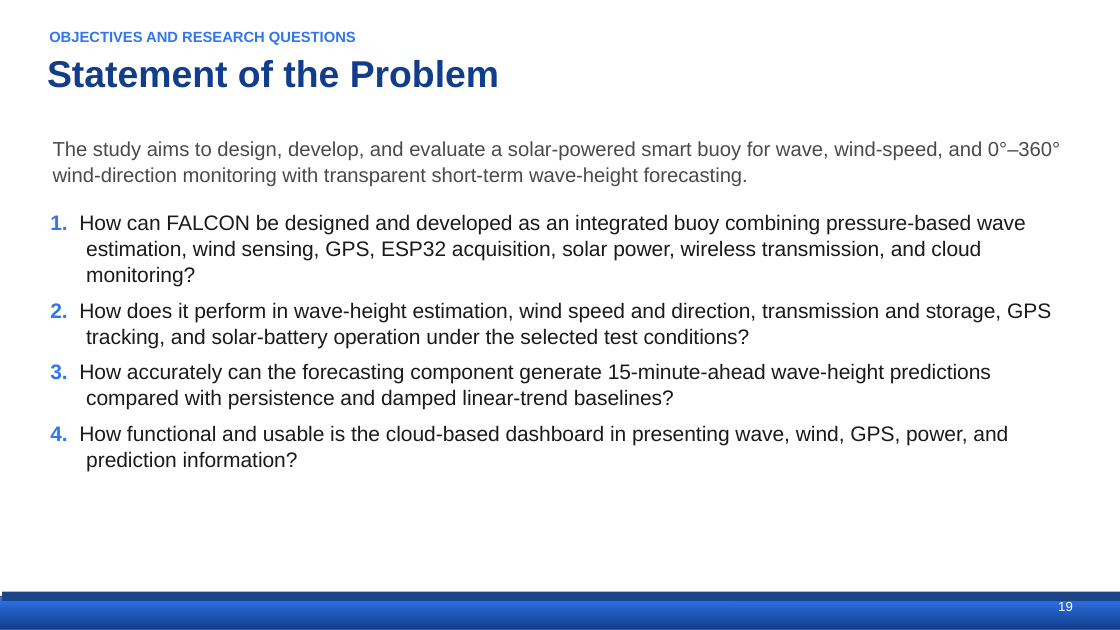
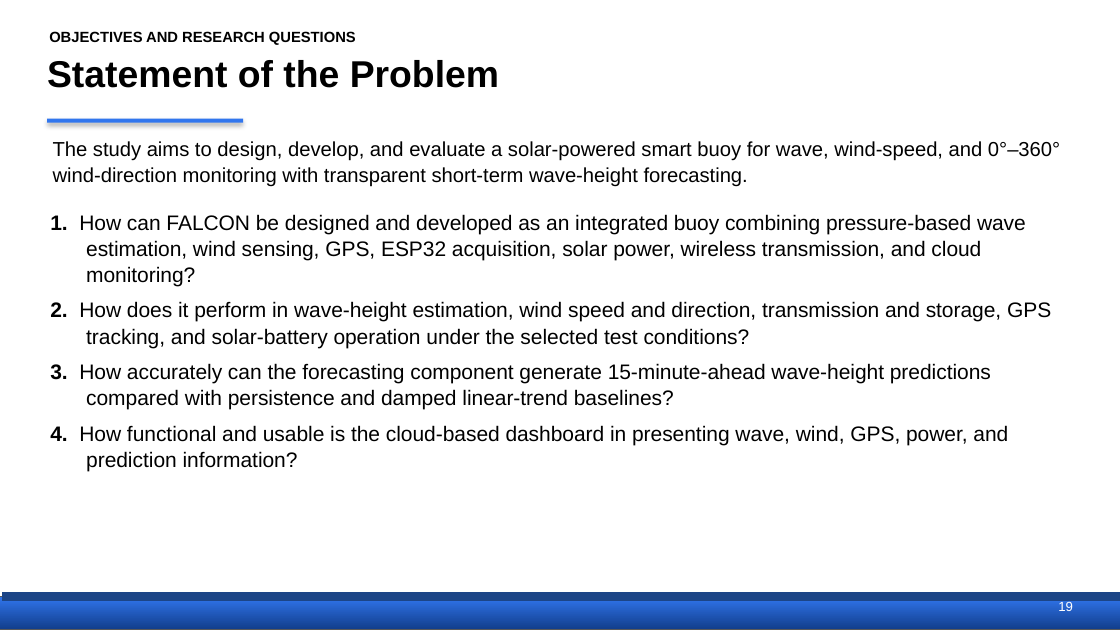
Before and after one commit to Ruzz-1010/Project-FALCON-01, a slide deck: slide 19 of THESIS DOCUMENTATION/FALCON_Proposal_Defense.pptx (slide 18 before the commit). Drawn at 1120x630 pixels with LibreOffice and Linux fonts; fonts in the diff are those of the drawing. Boxes give left, top, right and bottom in pixels: in the first picture for what was removed or moved away, otherwise in the second. Text is boxed around its words. In the diff, an @@ line names an element or a change of style, - is before the commit and + after.

Commit message:
docs: set proposal defense deck text to black

```diff
--- a/THESIS DOCUMENTATION/FALCON_Proposal_Defense.pptx
+++ b/THESIS DOCUMENTATION/FALCON_Proposal_Defense.pptx
@@ text "OBJECTIVES AND RESEARCH QUESTIONS" at box(49, 31, 356, 45): text colour #3176EE to #000000 @@
@@ title "Statement of the Problem" at box(47, 60, 499, 88): text colour #113D8A to #000000 @@
@@ rectangle added at box(47, 119, 243, 123), fill #3176EE @@
@@ text "The study aims to design, ..." at box(53, 141, 1060, 187): text colour #4A4A4A to #000000 @@
@@ text "1. How can FALCON be ..." at box(50, 214, 1051, 471): text colour #3176EE to #000000 in "1.", "2.", "3.", "4."; text colour #1A1A1A to #000000 @@
```
Also in this commit, not shown: 34 other slides changed, 1 slide added.
